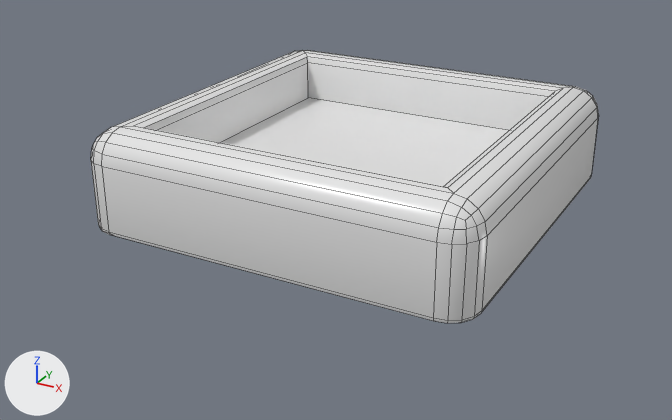
The FBX model Assets/Models/UI/Key Base.fbx: old version first, new version second.
The view is the same before and after, from a 50 mm lens placed at (0.1092, -0.2134, 0.1335), pointed at (-0.0035, -0.0086, 0.0311). Every picture has the same lights, and +X, +Y and +Z are marked at lower left. Mesh edges are drawn as thin lines.

Names of what the first picture shows: 'Key.011'.
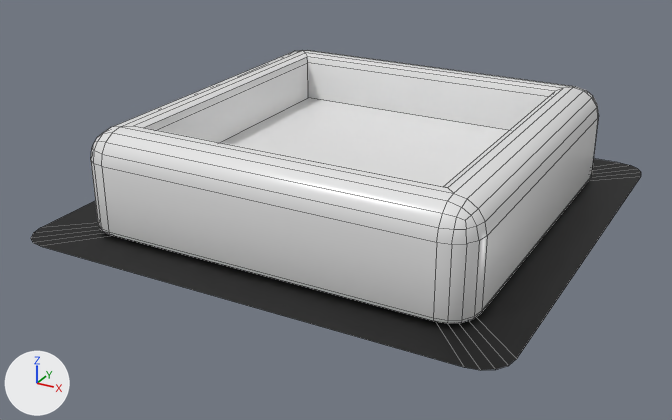
The change, as a list of edits to the scene's bpy script:
```text
Add mat_shadow:
    mat_shadow = principled_material('Shadow')
    mat_shadow.base_color = (0.0, 0.0, 0.0)  # black #000000
Change me_plane_026:
    used by ob_key_011; location = (-0.0005, 0.0, 0.0447); rotation_euler = (0.0, 0.0, -1.571), in degrees (0, 0, -90); scale = (-0.0401, -0.0401, -0.0401)
    remove me_plane_026.from_pydata(...)  # 152 vertices, 141 faces; spans x -1.31..1.31, y -1.31..1.31, z -0.35..0.33
    add me_plane_026.from_pydata(...)  # 172 vertices, 161 faces; spans x -1.62..1.62, y -1.62..1.62, z -0.35..0.33
    me_plane_026 part 1
    20 vertices are added at x -1.62..1.62, y -1.62..1.62, z 0.33
    20 new faces join them, mat_shadow (black #000000)
    add me_plane_026.materials.append(mat_shadow)  # black #000000
```

Changed parts and their boxes [x1, y1, x2, y2] in the pictures (672 x 420 px):
'Key.011', reshaped (20% wider, 17% taller)
    before: [91, 50, 599, 323]
    after: [31, 50, 641, 370]
part 1 of me_plane_026, added (black)
    after: [31, 158, 641, 370]
